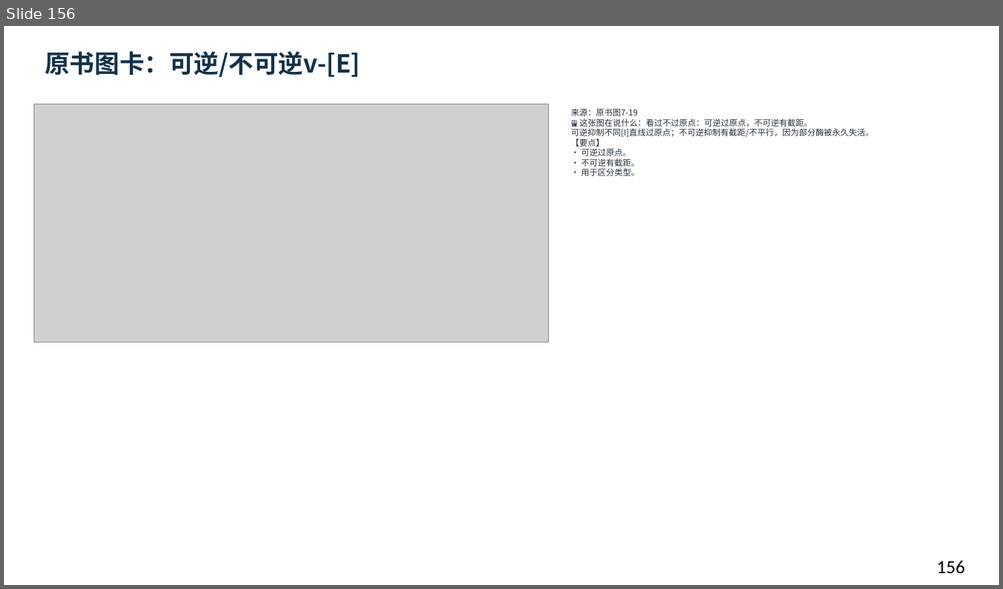
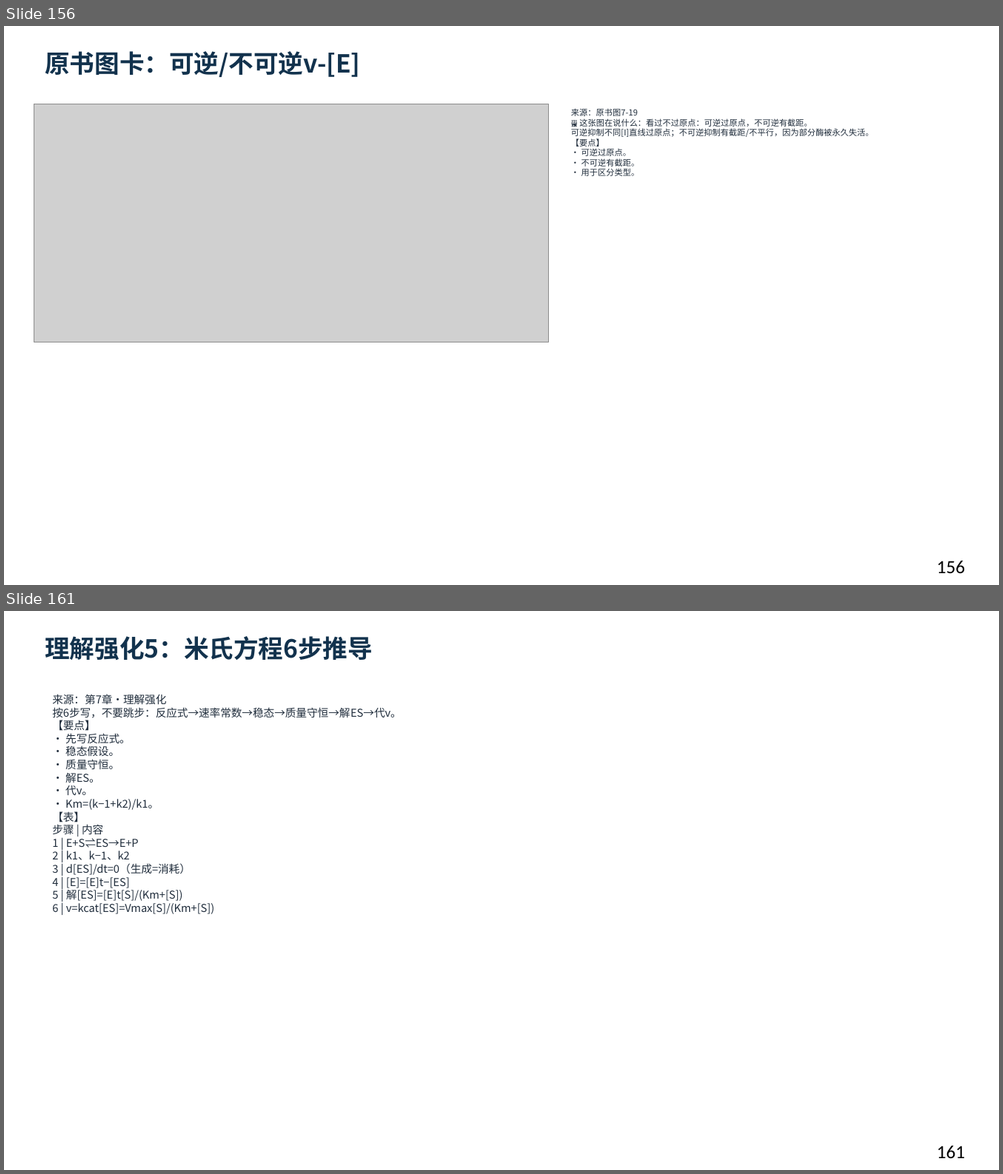
Before and after one commit to newkan-li/Biochemistry, a slide deck: downloads/bc07-ai-style.pptx. Shown one above the other, each under a label of ours: slide 156 before the commit, slides 156 and 161 after it; the slides between them are not shown. The pictures are 1003x589 and 1003x1174 pixels, drawn with LibreOffice and Linux fonts; fonts in the diff are those of the drawing; grey boxes stand for pictures. Boxes give left, top, right and bottom in pixels: in the first picture for what was removed or moved away, otherwise in the second. Text is boxed around its words. In the diff, an @@ line names an element or a change of style, - is before the commit and + after.

```diff
--- a/downloads/bc07-ai-style.pptx
+++ b/downloads/bc07-ai-style.pptx
@@ slide 161 added at (4,611,999,1170), background #FFFFFF @@
@@ text added at (45,636,373,661), 24 pt, text #12324D, bold @@
+理解强化5：米氏方程6步推导
@@ text added at (52,694,401,914), 10.5 pt, text #202D3C @@
+来源：第7章·理解强化
+按6步写，不要跳步：反应式→速率常数→稳态→质量守恒→解ES→代v。
+【要点】
+• 先写反应式。
+• 稳态假设。
+• 质量守恒。
+• 解ES。
+• 代v。
+• Km=(k−1+k2)/k1。
+【表】
+步骤 | 内容
+1 | E+S⇌ES→E+P
+2 | k1、k−1、k2
+3 | d[ES]/dt=0（生成=消耗）
+4 | [E]=[E]t−[ES]
+5 | 解[ES]=[E]t[S]/(Km+[S])
+6 | v=kcat[ES]=Vmax[S]/(Km+[S])
@@ text added at (936,1146,965,1159), 18 pt, text #000000 @@
+161
```
Also in this commit, not shown: 1 slide changed, 7 other slides added, 6 other files.
